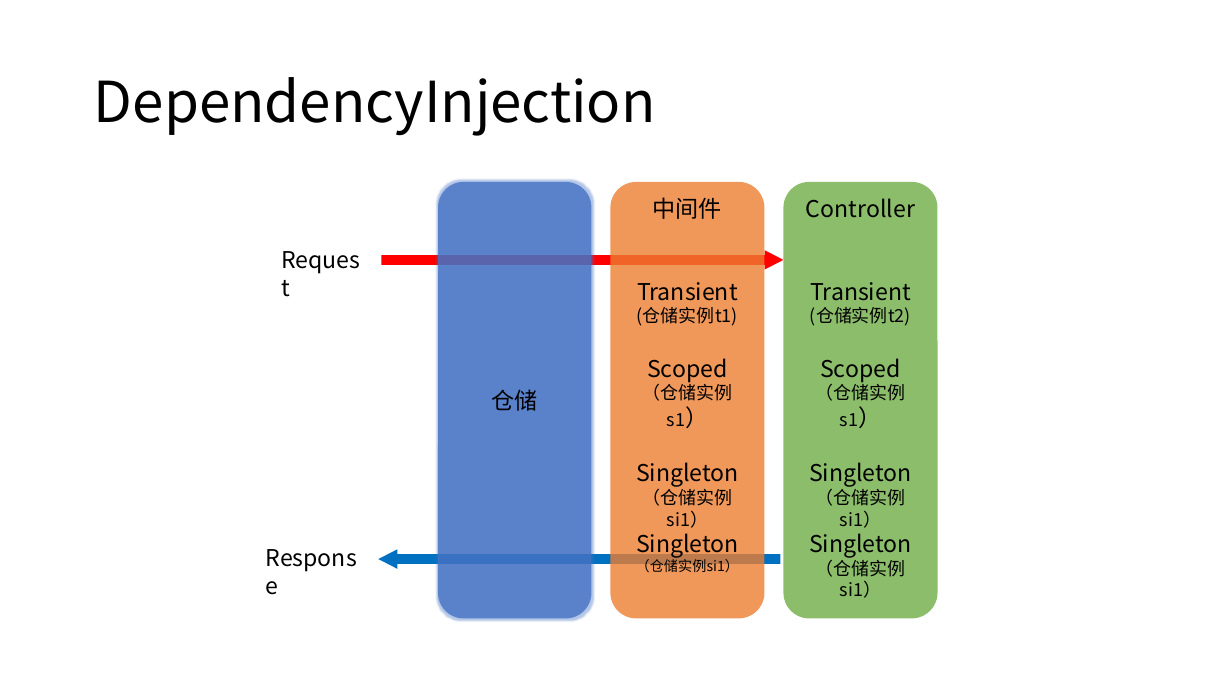
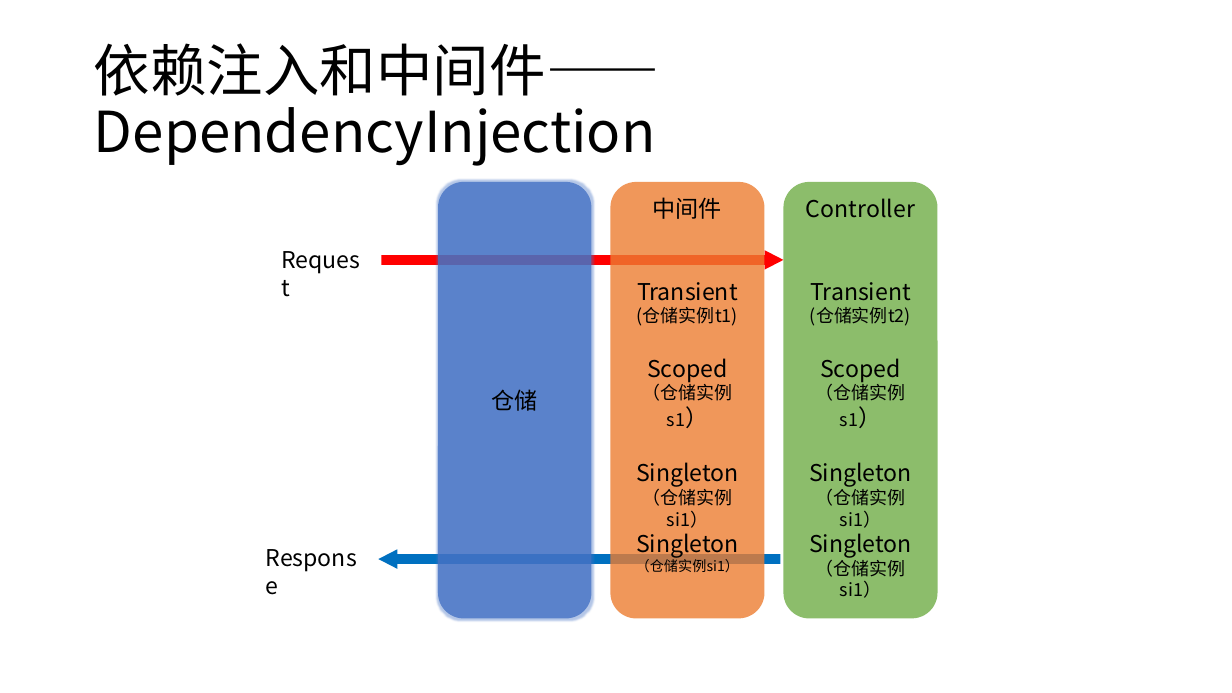
Before and after one commit to axzxs2001/aspnetcore5.0, a slide deck: slide 6 of aspnetcore3.0course/docs/aspnetcore3.0course.pptx (slide 5 before the commit). Drawn at 1232x693 pixels with LibreOffice and Linux fonts; fonts in the diff are those of the drawing. Boxes give left, top, right and bottom in pixels: in the first picture for what was removed or moved away, otherwise in the second. Text is boxed around its words. In the diff, an @@ line names an element or a change of style, - is before the commit and + after.

```diff
--- a/aspnetcore3.0course/docs/aspnetcore3.0course.pptx
+++ b/aspnetcore3.0course/docs/aspnetcore3.0course.pptx
@@ title at [94,43,659,166]: text changed @@
-DependencyInjection
+依赖注入和中间件—— DependencyInjection
```
Also in this commit, not shown: 9 other slides changed, 6 slides added, 3 other files.
